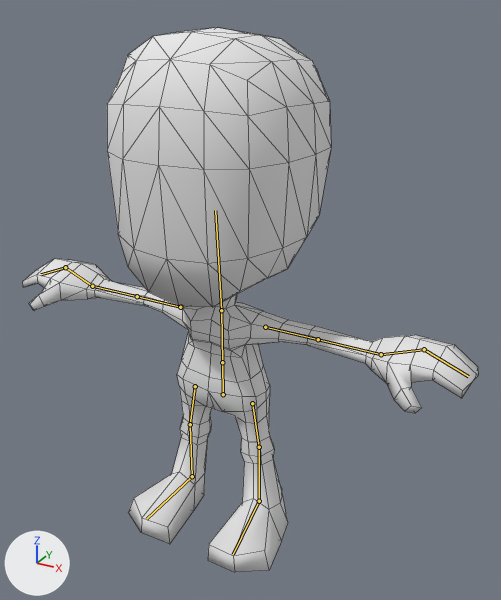
The Blender file Assets/Data/Client/Meshes/Human/Male.blend as it was, and as the next commit left it.
The view is the same before and after, from a camera (50 mm lens) standing at (1.139, -1.912, 1.898) and looking at (0.108, -0.037, 0.961). Arrows for +X, +Y and +Z are at lower left; the lights stay in place. The bones that bend it are drawn over the model as lines. Mesh edges are drawn as thin lines.
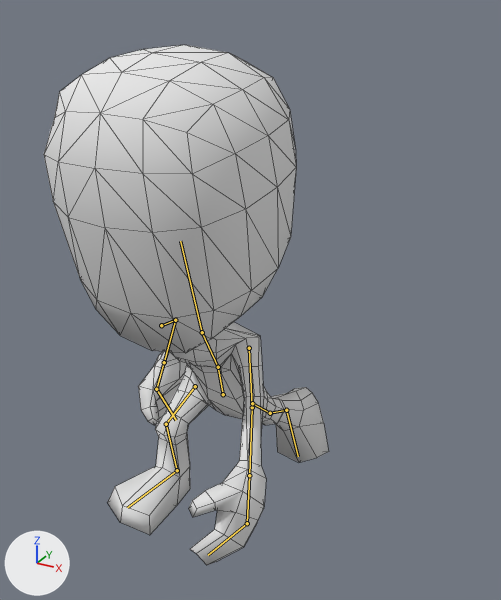
The newer file adds an action. The first version stands in its rest pose; the second is drawn at frame 1 of the action 'Run'.

Boxes [x1, y1, x2, y2] around the edits, measured in the pictures (501 x 600 px):
'Cube', posed (37% narrower)
    before: [23, 28, 478, 572]
    after: [44, 45, 329, 565]
bone 'Base', root to tip
    before: (223, 394) to (222, 362)
    after: (223, 394) to (218, 367)
bone 'chest', root to tip
    before: (222, 362) to (221, 310)
    after: (218, 367) to (202, 332)
bone 'Neck', root to tip
    before: (221, 310) to (215, 210)
    after: (202, 332) to (180, 241)
bone 'Left shoulder', root to tip
    before: (265, 327) to (318, 339)
    after: (249, 348) to (252, 407)
bone 'Left elbow', root to tip
    before: (318, 339) to (381, 354)
    after: (252, 407) to (249, 475)
bone 'Left hand', root to tip
    before: (381, 354) to (424, 349)
    after: (249, 475) to (247, 523)
bone 'Left fingers', root to tip
    before: (424, 349) to (468, 376)
    after: (247, 523) to (208, 555)
bone 'Right shoulder', root to tip
    before: (180, 307) to (137, 296)
    after: (161, 325) to (175, 320)
bone 'Right elbow', root to tip
    before: (137, 296) to (92, 286)
    after: (175, 320) to (164, 362)
bone 'Right hand', root to tip
    before: (92, 286) to (65, 267)
    after: (164, 362) to (156, 389)
bone 'Right fingers', root to tip
    before: (65, 267) to (41, 274)
    after: (156, 389) to (176, 420)
bone 'Left leg', root to tip
    before: (252, 403) to (259, 447)
    after: (252, 403) to (270, 413)
bone 'Left shin', root to tip
    before: (259, 447) to (259, 501)
    after: (270, 413) to (286, 410)
bone 'Left feet', root to tip
    before: (259, 501) to (233, 554)
    after: (286, 410) to (298, 456)
bone 'Right leg', root to tip
    before: (195, 386) to (190, 424)
    after: (195, 386) to (166, 424)
bone 'Right shiv', root to tip
    before: (190, 424) to (192, 476)
    after: (166, 424) to (177, 470)
bone 'Right feet', root to tip
    before: (192, 476) to (146, 519)
    after: (177, 470) to (127, 507)

What the commit changed:
Bone 'Base' (bone_base) turns from (0, 0, 0) to (13, 0, 0) degrees about its own x, y and z.
Bone 'chest' (bone_chest) turns from (0, 0, 0) to (16, 0, 0) degrees about its own x, y and z.
Bone 'Neck' (bone_neck) turns from (0, 0, 0) to (-16, 0, 0) degrees about its own x, y and z.
Bone 'Left shoulder' (bone_left_shoulder) turns from (0, 0, 0) to (-71, -59, 0) degrees about its own x, y and z.
Bone 'Left elbow' (bone_left_elbow) turns from (0, 0, 0) to (0, -5, -14) degrees about its own x, y and z.
Bone 'Left hand' (bone_left_hand) turns from (0, 0, 0) to (-21, -1, -2) degrees about its own x, y and z.
Bone 'Left fingers' (bone_left_fingers) turns from (0, 0, 0) to (-9, 0, 0) degrees about its own x, y and z.
Bone 'Right shoulder' (bone_right_shoulder) turns from (0, 0, 0) to (-71, -41, 0) degrees about its own x, y and z.
Bone 'Right elbow' (bone_right_elbow) turns from (0, 0, 0) to (11, 18, 67) degrees about its own x, y and z.
Bone 'Right hand' (bone_right_hand) turns from (0, 0, 0) to (-21, 0, 0) degrees about its own x, y and z.
Bone 'Right fingers' (bone_right_fingers) turns from (0, 0, 0) to (-11, 0, 0) degrees about its own x, y and z.
Bone 'Left leg' (bone_left_leg) turns from (0, 0, 0) to (37, -13, -1) degrees about its own x, y and z.
Bone 'Left shin' (bone_left_shin) turns from (0, 0, 0) to (14, 7, -3) degrees about its own x, y and z.
Bone 'Left feet' (bone_left_feet) turns from (0, 0, 0) to (32, 13, 8) degrees about its own x, y and z.
Bone 'Right leg' (bone_right_leg) turns from (0, 0, 0) to (-74, 9, -7) degrees about its own x, y and z.
Bone 'Right shiv' (bone_right_shiv) turns from (0, 0, 0) to (73, 0, 0) degrees about its own x, y and z.
Bone 'Right feet' (bone_right_feet) turns from (0, 0, 0) to (-20, 3, 0) degrees about its own x, y and z.
